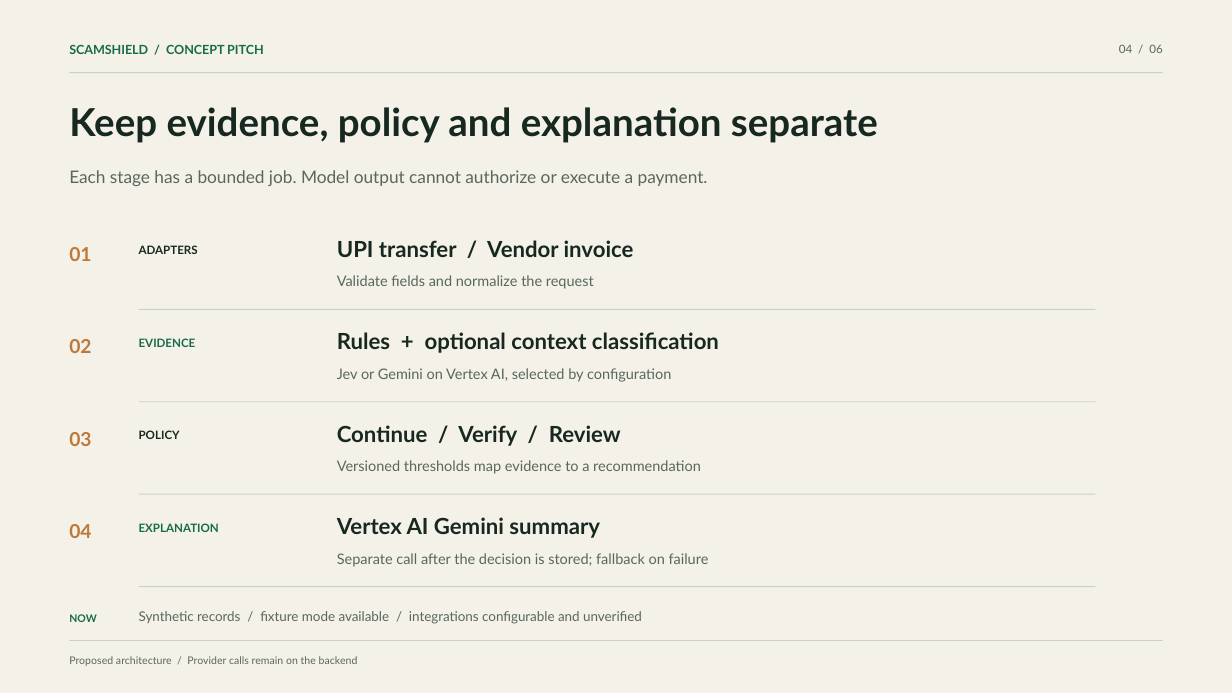
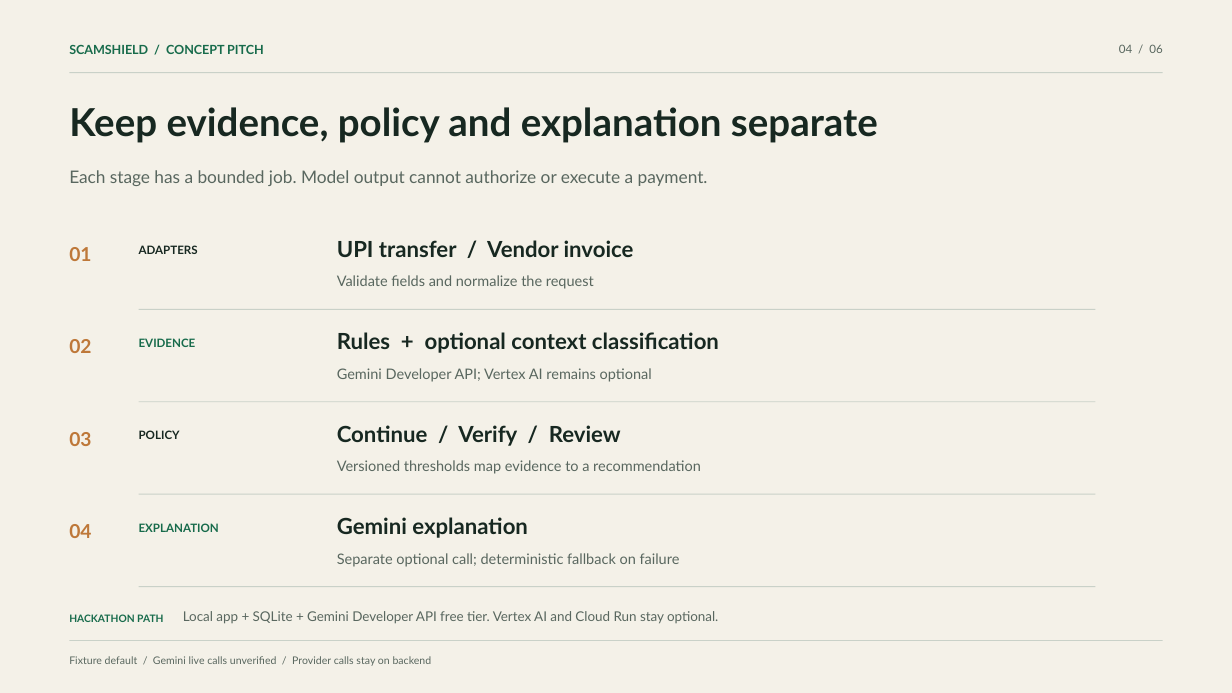
Before and after one commit to NikhilBudaniya/scamshield, a slide deck: slide 4 of artifacts/scamshield-pitch.pptx. Drawn at 1232x693 pixels with LibreOffice and Linux fonts; fonts in the diff are those of the drawing. Boxes give left, top, right and bottom in pixels: in the first picture for what was removed or moved away, otherwise in the second. Text is boxed around its words. In the diff, an @@ line names an element or a change of style, - is before the commit and + after.

Commit message:
Add explicit Gemini Developer API backend for free-tier demos

```diff
--- a/artifacts/scamshield-pitch.pptx
+++ b/artifacts/scamshield-pitch.pptx
@@ text at [337, 368, 652, 382]: text changed @@
-Jev or Gemini on Vertex AI, selected by configuration
+Gemini Developer API; Vertex AI remains optional
@@ text at [337, 517, 528, 538]: text changed @@
-Vertex AI Gemini summary
+Gemini explanation
@@ text at [337, 553, 680, 567]: text changed @@
-Separate call after the decision is stored; fallback on failure
+Separate optional call; deterministic fallback on failure
@@ text at [69, 614, 163, 622]: text changed; size 8.2 to 8 pt @@
-NOW
+HACKATHON PATH
@@ text at [183, 611, 718, 624]: text changed @@
-Synthetic records / fixture mode available / integrations configurable and unverified
+Local app + SQLite + Gemini Developer API free tier. Vertex AI and Cloud Run stay optional.
@@ text at [69, 656, 432, 666]: text changed @@
-Proposed architecture / Provider calls remain on the backend
+Fixture default / Gemini live calls unverified / Provider calls stay on backend
```
Also in this commit, not shown: 1 other slide changed, 9 other files.
